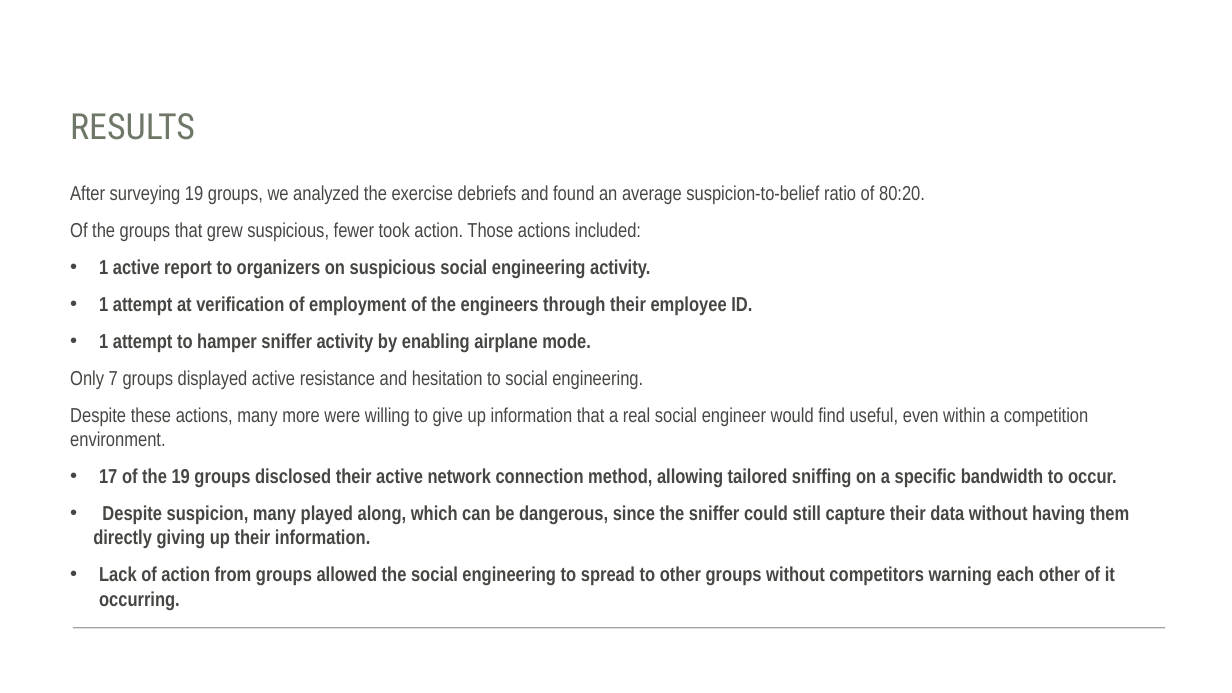
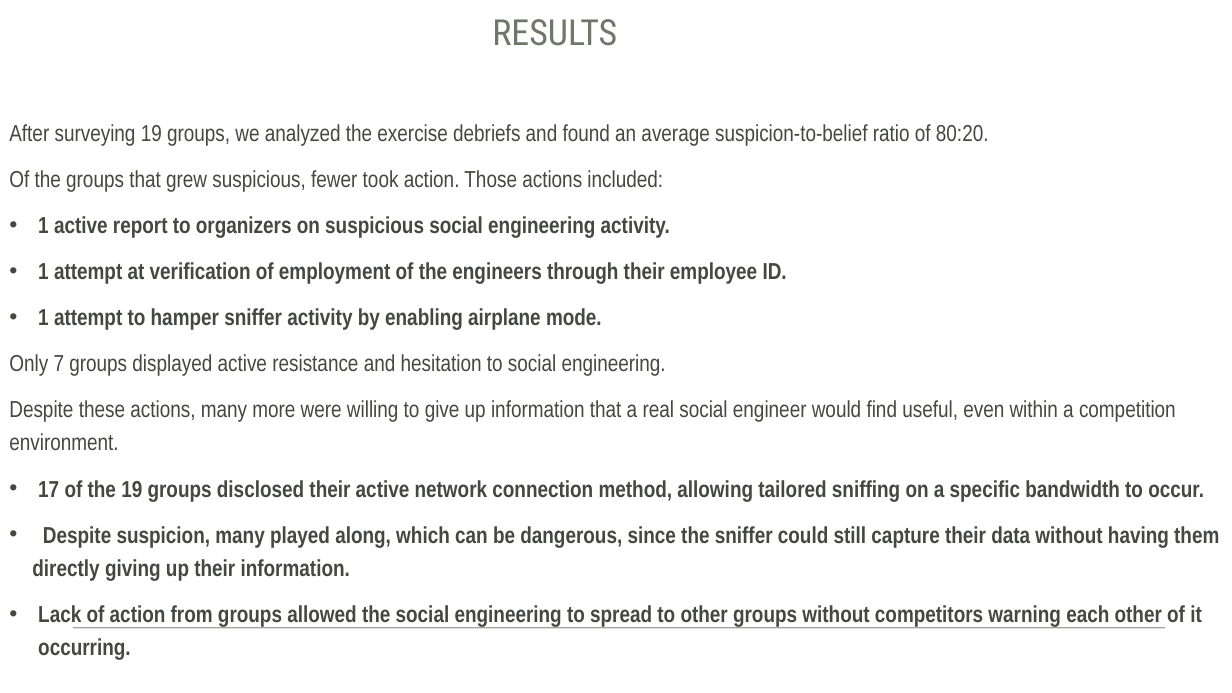
Before and after one commit to Ford12034/Social_Engineer_Heist, a slide deck: slide 8 of Social Engineering Heist.pptx. Drawn at 1232x693 pixels with LibreOffice and Linux fonts; fonts in the diff are those of the drawing. Boxes give left, top, right and bottom in pixels: in the first picture for what was removed or moved away, otherwise in the second. Text is boxed around its words. In the diff, an @@ line names an element or a change of style, - is before the commit and + after.

```diff
--- a/Social Engineering Heist.pptx
+++ b/Social Engineering Heist.pptx
@@ title "RESULTS": place and size @@
-title "RESULTS" at [70, 113, 195, 140]
+title "RESULTS" at [492, 19, 617, 46]
@@ title "RESULTS" at [492, 19, 617, 46]: alignment left to centre @@
@@ text "After surveying 19 groups, we ...": place and size @@
-text "After surveying 19 groups, we ..." at [70, 185, 1129, 611]
+text "After surveying 19 groups, we ..." at [9, 124, 1219, 660]
@@ text "After surveying 19 groups, we ..." at [9, 124, 1219, 660]: size 15.7 to 18 pt; line spacing 1 to 1.2 @@
```
Also in this commit, not shown: 5 other slides changed, 1 other file.
